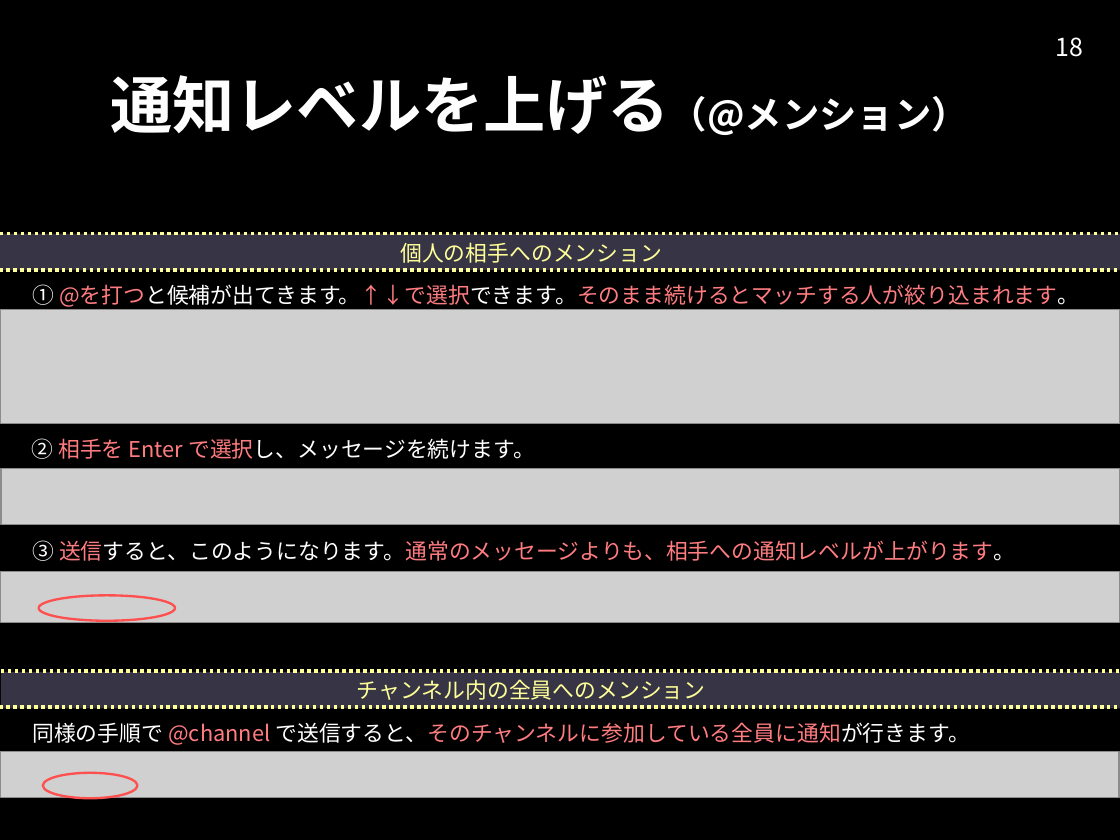
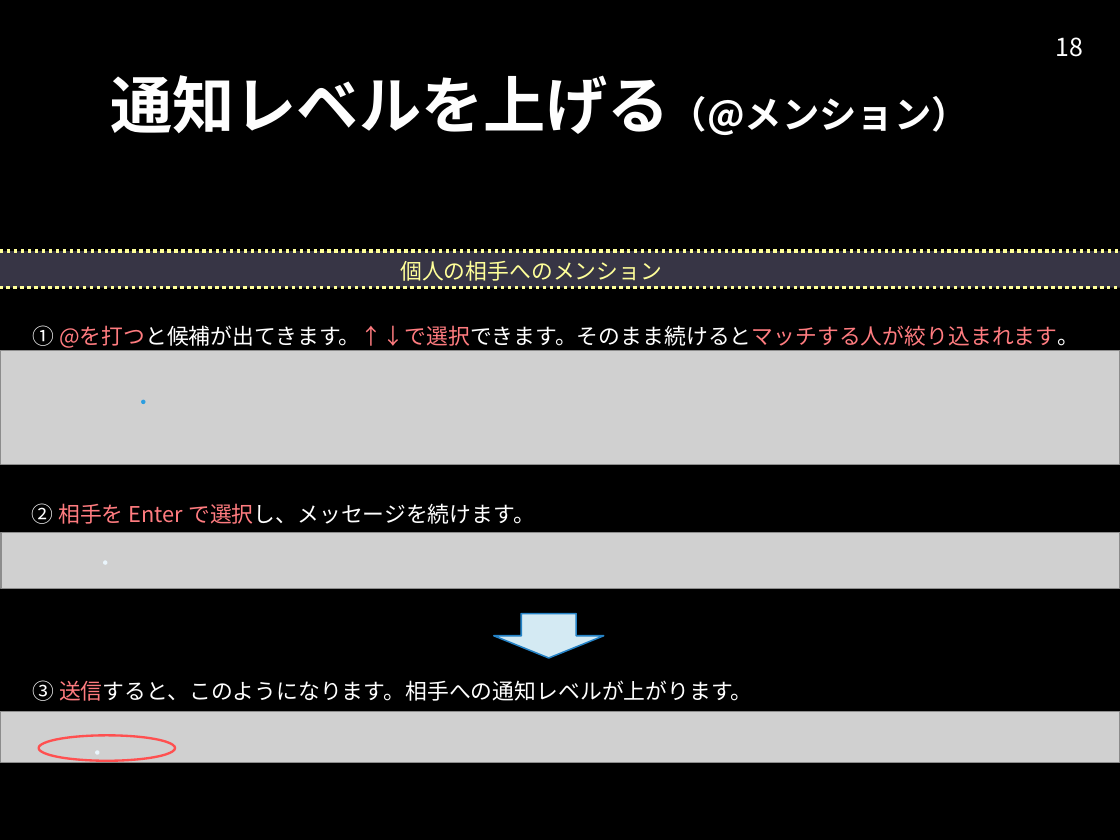
Before and after one commit to kottn/begin-slack, a slide deck: slide 18 of begin-slack.pptx. Drawn at 1120x840 pixels with LibreOffice and Linux fonts; fonts in the diff are those of the drawing; grey boxes stand for pictures; background and template pictures are left out. Boxes give left, top, right and bottom in pixels: in the first picture for what was removed or moved away, otherwise in the second. Text is boxed around its words. In the diff, an @@ line names an element or a change of style, - is before the commit and + after.

```diff
--- a/begin-slack.pptx
+++ b/begin-slack.pptx
@@ rectangle: place and size @@
-rectangle at box(0, 234, 1120, 271)
+rectangle at box(0, 251, 1120, 288)
@@ line moved from (0, 234) - (1119, 234) to (0, 251) - (1119, 251) @@
@@ text "個人の相手へのメンション": place and size @@
-text "個人の相手へのメンション" at box(400, 242, 662, 263)
+text "個人の相手へのメンション" at box(400, 260, 662, 281)
@@ line moved from (0, 270) - (1119, 270) to (0, 288) - (1119, 288) @@
@@ text "① @を打つと候補が出てきます。↑↓で選択できます。そのまま続けるとマッチする人が絞り込まれます。": place and size @@
-text "① @を打つと候補が出てきます。↑↓で選択できます。そのまま続けるとマッチする人が絞り込まれます。" at box(32, 284, 1079, 307)
+text "① @を打つと候補が出てきます。↑↓で選択できます。そのまま続けるとマッチする人が絞り込まれます。" at box(32, 325, 1079, 348)
@@ text "① @を打つと候補が出てきます。↑↓で選択できます。そのまま続けるとマッチする人が絞り込まれます。" at box(32, 325, 1079, 348): text colour #FF7C80 to #FFFFFF in "@を打つと候補が出てきます。↑↓で選択できます。そのまま続けるとマッチする人が絞り込まれます。" @@
@@ picture: place and size @@
-picture at box(1, 309, 1120, 423)
+picture at box(1, 351, 1120, 465)
@@ ellipse added at box(141, 400, 146, 404), fill #2D9EE0 @@
@@ text "② 相手を Enter で選択し、メッセージを続けます。": place and size @@
-text "② 相手を Enter で選択し、メッセージを続けます。" at box(31, 438, 535, 459)
+text "② 相手を Enter で選択し、メッセージを続けます。" at box(31, 503, 535, 524)
@@ picture: place and size @@
-picture at box(1, 468, 1120, 524)
+picture at box(1, 532, 1120, 588)
@@ ellipse added at box(103, 560, 108, 564), fill #EAF5FC @@
@@ down arrow added at box(494, 614, 604, 659), fill #D4EAF3, outline #2683C6 1 pt @@
@@ rectangle removed at box(1, 672, 1120, 709) @@
@@ line removed from (1, 671) to (1120, 671) @@
@@ text at box(32, 680, 752, 701): text changed; text colour #FF7C80 to #FFFFFF @@
-③ 送信すると、このようになります。通常のメッセージよりも、相手への通知レベルが上がります。
+③ 送信すると、このようになります。相手への通知レベルが上がります。
@@ text removed at box(357, 679, 706, 700) @@
-チャンネル内の全員へのメンション
@@ line removed from (0, 707) to (1119, 707) @@
@@ picture: place and size @@
-picture at box(1, 571, 1120, 622)
+picture at box(1, 711, 1120, 762)
@@ text removed at box(32, 722, 970, 745) @@
-同様の手順で @channel で送信すると、そのチャンネルに参加している全員に通知が行きます。
@@ ellipse: place and size @@
-ellipse at box(39, 596, 176, 622)
+ellipse at box(39, 736, 176, 762)
@@ picture removed at box(1, 752, 1119, 797) @@
@@ ellipse removed at box(43, 773, 138, 799) @@
@@ ellipse added at box(95, 750, 100, 755), fill #EAF5FC @@
```
Also in this commit, not shown: 18 other slides changed, 2 slides added, 1 slide removed, 1 other file.
